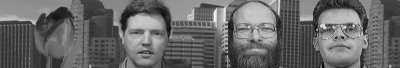
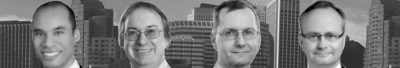
Two versions of the same layered image (400x68). Layer-by-layer changes:
hid "S36f10" over [313, 0, 369, 68]
hid "S37f10" over [228, 0, 284, 68]
hid "Tulip.png" over [34, 5, 81, 68]
added layer "roma.jpg" above "loma.jpg" over [117, 0, 182, 68]
added layer "loma.jpg" above "neuhaus.jpg" over [31, 0, 84, 68]
added layer "neuhaus.jpg" above "wyrs.jpg" over [298, 0, 348, 68]
added layer "wyrs.jpg" above "FaceDetection.png copy" over [210, 0, 262, 68]
added layer "FaceDetection.png copy" above "FaceDetection.png" over [31, 0, 369, 68]
